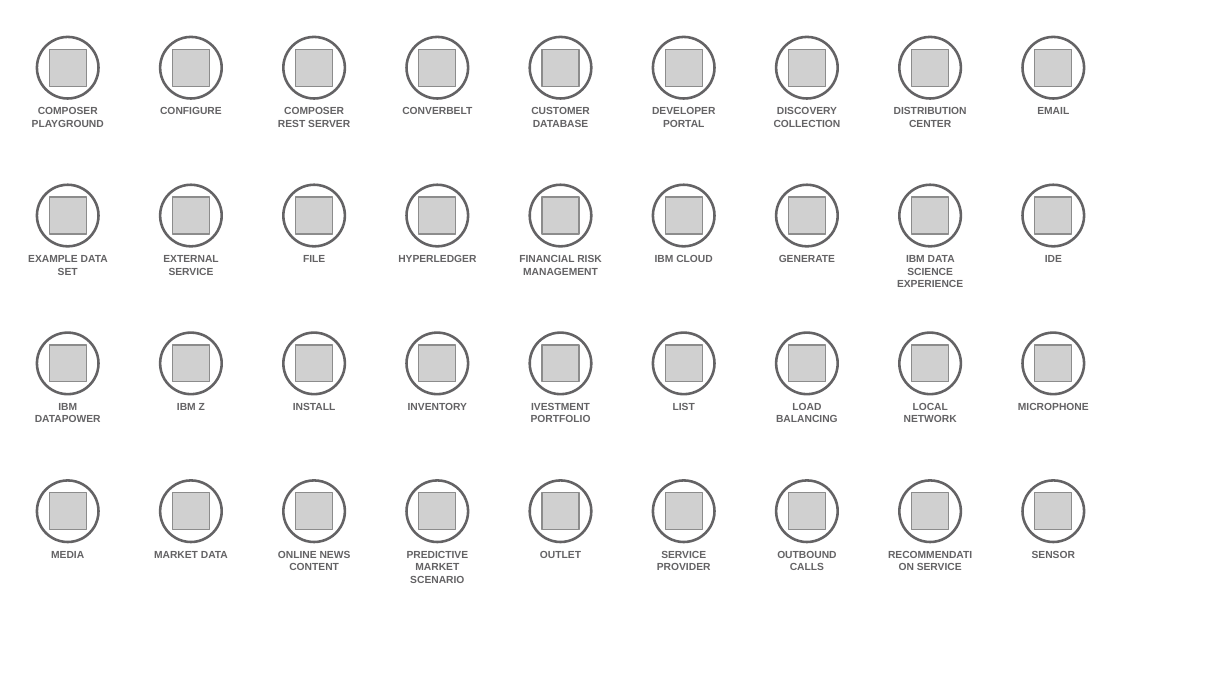
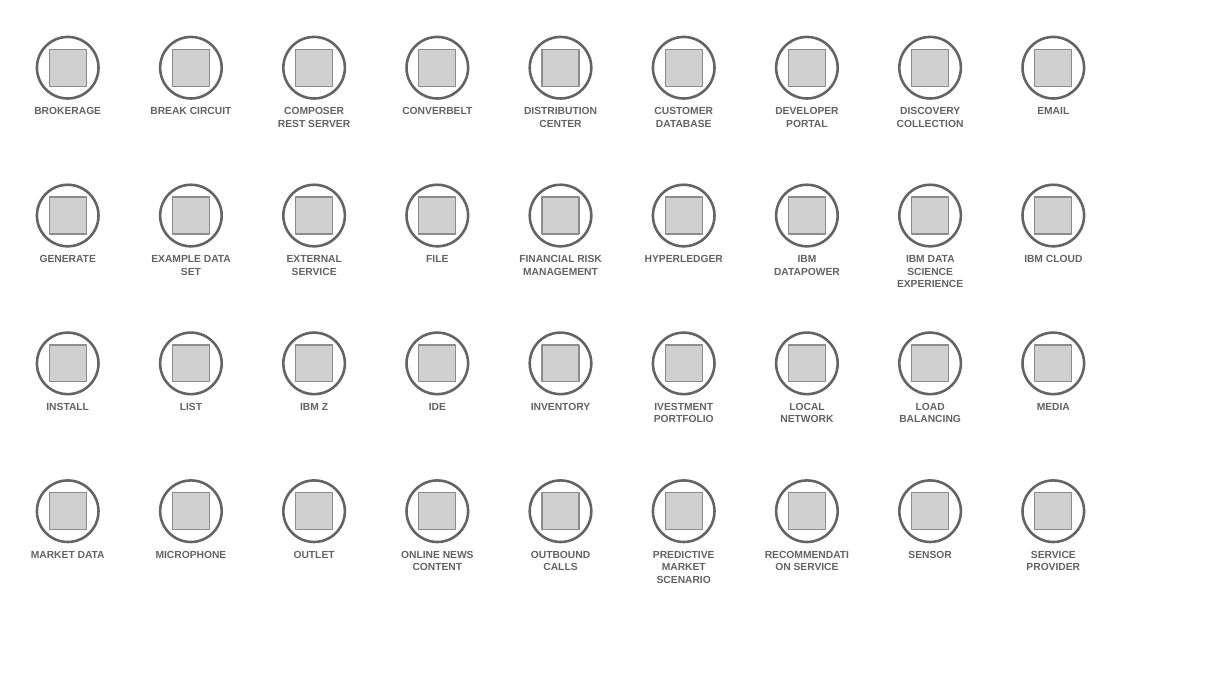
Before and after one commit to l2fprod/myarchitecture, a slide deck: slide 9 of mycatalog-architecture-diagram-template.pptx. Drawn at 1232x693 pixels with LibreOffice and Linux fonts; fonts in the diff are those of the drawing; grey boxes stand for pictures. Boxes give left, top, right and bottom in pixels: in the first picture for what was removed or moved away, otherwise in the second. Text is boxed around its words. In the diff, an @@ line names an element or a change of style, - is before the commit and + after.

Commit message:
new deck

```diff
--- a/mycatalog-architecture-diagram-template.pptx
+++ b/mycatalog-architecture-diagram-template.pptx
@@ text at bbox=[34, 107, 101, 114]: text changed @@
-COMPOSER PLAYGROUND
+BROKERAGE
@@ text at bbox=[150, 107, 232, 114]: text changed @@
-CONFIGURE
+BREAK CIRCUIT
@@ text "DISTRIBUTION CENTER": place and size @@
-text "DISTRIBUTION CENTER" at bbox=[894, 107, 967, 127]
+text "DISTRIBUTION CENTER" at bbox=[524, 107, 597, 127]
@@ text added at bbox=[40, 255, 96, 262], 6 pt, text #646365, bold @@
+GENERATE
@@ text removed at bbox=[398, 255, 476, 262] @@
-HYPERLEDGER
@@ text at bbox=[645, 255, 723, 262]: text changed @@
-IBM CLOUD
+HYPERLEDGER
@@ text at bbox=[774, 255, 840, 275]: text changed @@
-GENERATE
+IBM DATAPOWER
@@ text at bbox=[1024, 255, 1083, 262]: text changed @@
-IDE
+IBM CLOUD
@@ text at bbox=[46, 403, 89, 410]: text changed @@
-IBM DATAPOWER
+INSTALL
@@ text "LIST": place and size @@
-text "LIST" at bbox=[673, 403, 695, 410]
+text "LIST" at bbox=[180, 403, 202, 410]
@@ text removed at bbox=[293, 403, 336, 410] @@
-INSTALL
@@ text added at bbox=[429, 403, 446, 410], 6 pt, text #646365, bold @@
+IDE
@@ text at bbox=[1037, 403, 1070, 410]: text changed @@
-MICROPHONE
+MEDIA
@@ text removed at bbox=[51, 551, 84, 558] @@
-MEDIA
@@ text added at bbox=[156, 551, 227, 558], 6 pt, text #646365, bold @@
+MICROPHONE
@@ text added at bbox=[294, 551, 335, 558], 6 pt, text #646365, bold @@
+OUTLET
@@ 11 texts: place and size @@
-11 texts at bbox=[28, 107, 841, 570]
+11 texts at bbox=[151, 107, 964, 570]
@@ text removed at bbox=[407, 551, 469, 583] @@
-PREDICTIVE MARKET SCENARIO
@@ text at bbox=[531, 551, 590, 570]: text changed @@
-OUTLET
+OUTBOUND CALLS
@@ text at bbox=[653, 551, 715, 583]: text changed @@
-SERVICE PROVIDER
+PREDICTIVE MARKET SCENARIO
@@ 4 texts: place and size @@
-4 texts at bbox=[154, 403, 1075, 570]
+4 texts at bbox=[31, 403, 951, 570]
@@ text removed at bbox=[777, 551, 836, 570] @@
-OUTBOUND CALLS
@@ text added at bbox=[1026, 551, 1080, 570], 6 pt, text #646365, bold @@
+SERVICE PROVIDER
```
Also in this commit, not shown: 2 other slides changed.
